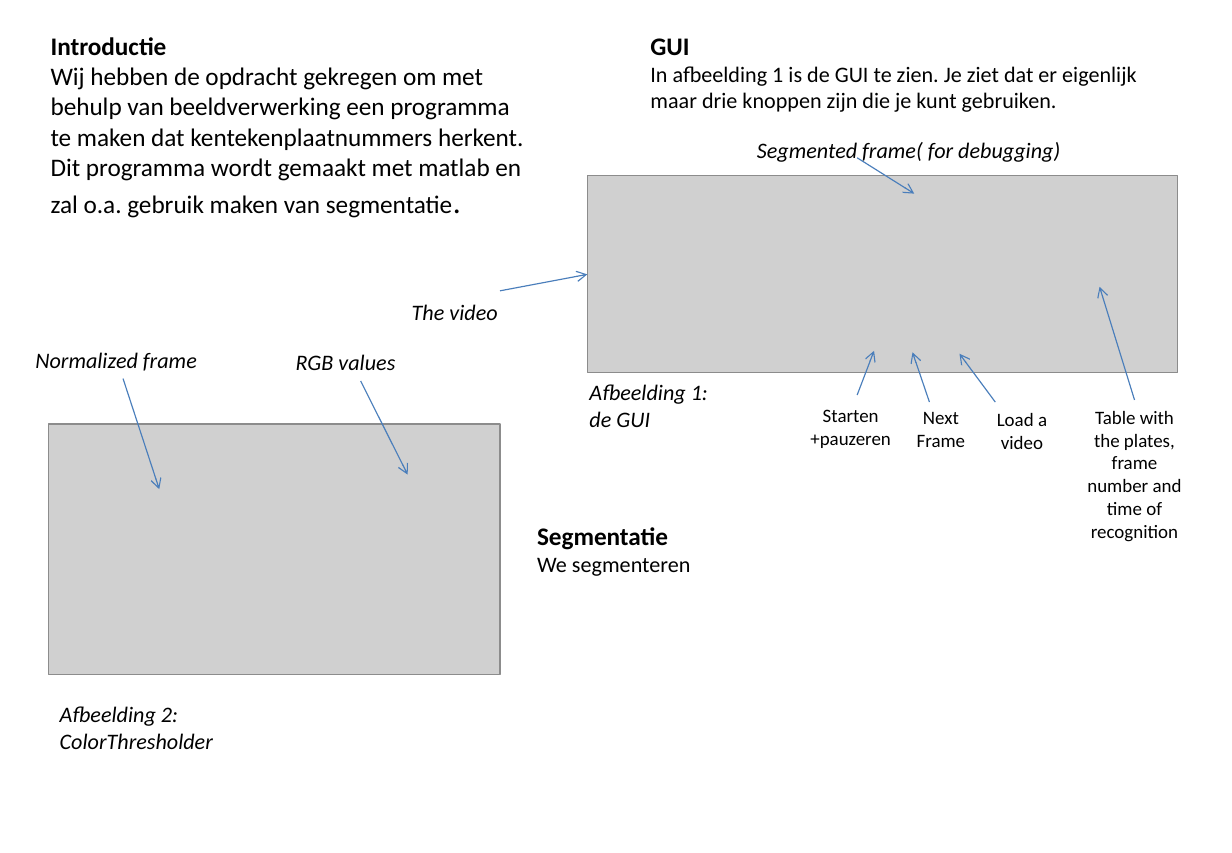
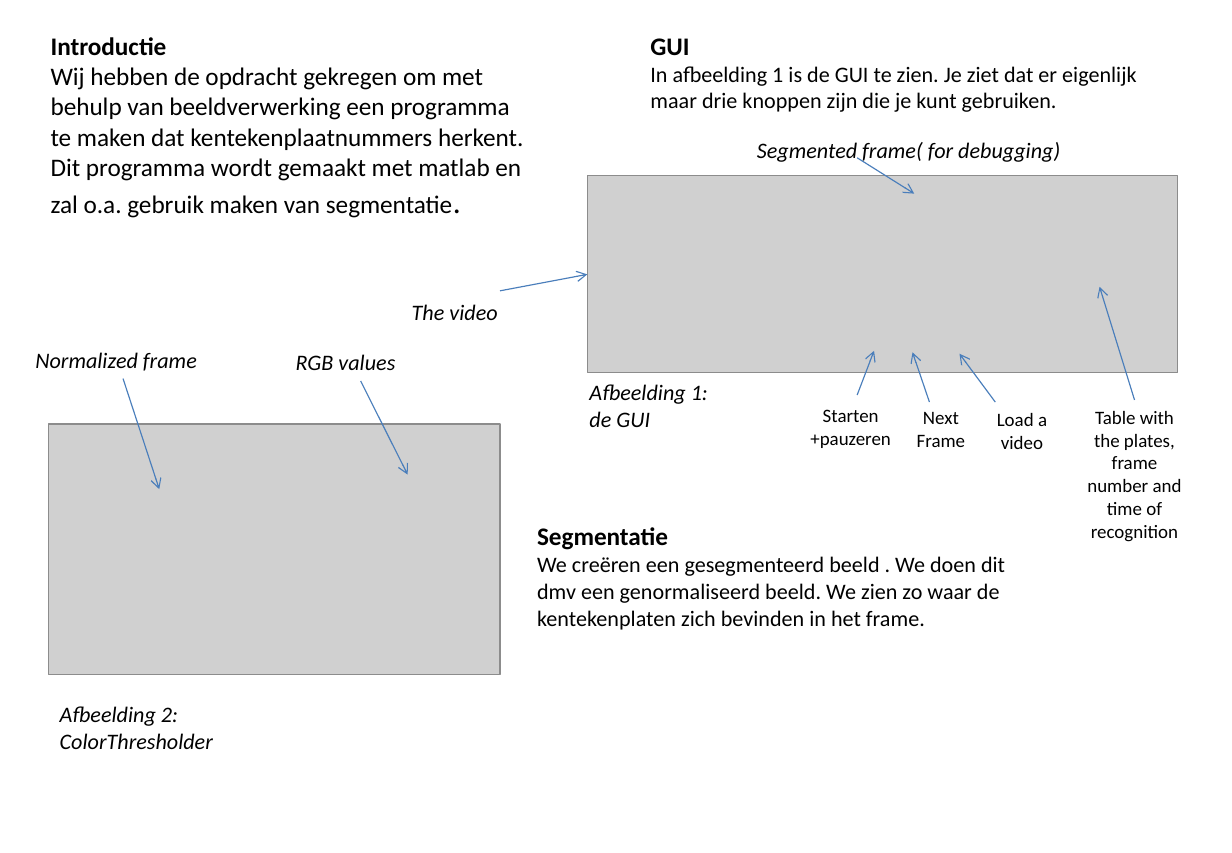
Before and after one commit to Exclaminator/licenceplateProcessing, a slide deck: slide 1 of Poster1.pptx. Drawn at 1232x853 pixels with LibreOffice and Linux fonts; fonts in the diff are those of the drawing; grey boxes stand for pictures. Boxes give left, top, right and bottom in pixels: in the first picture for what was removed or moved away, otherwise in the second. Text is boxed around its words. In the diff, an @@ line names an element or a change of style, - is before the commit and + after.

Commit message:
Poster af?

```diff
--- a/Poster1.pptx
+++ b/Poster1.pptx
@@ text at <box>537,527,1005,630</box>: text changed @@
-Segmentatie
-We segmenteren
+Segmentatie
+We creëren een gesegmenteerd beeld . We doen dit dmv een genormaliseerd beeld. We zien zo waar de kentekenplaten zich bevinden in het frame.
```
Also in this commit, not shown: 1 slide added, 1 slide removed.
